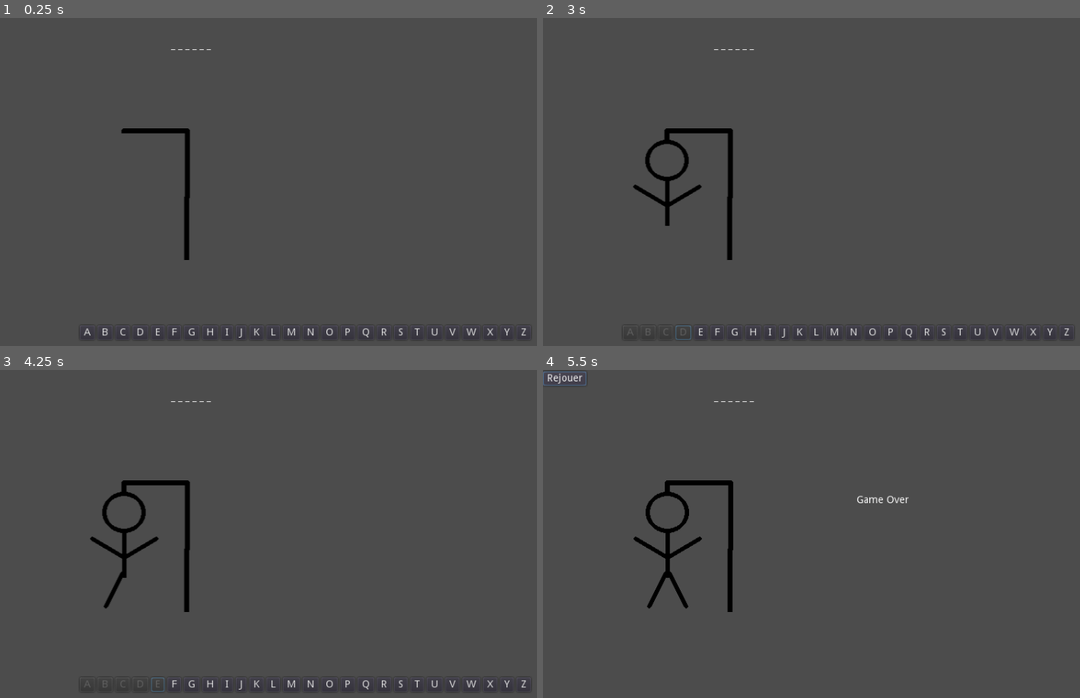
Above: before the commit, frames 1-4 (two rows, left to right).
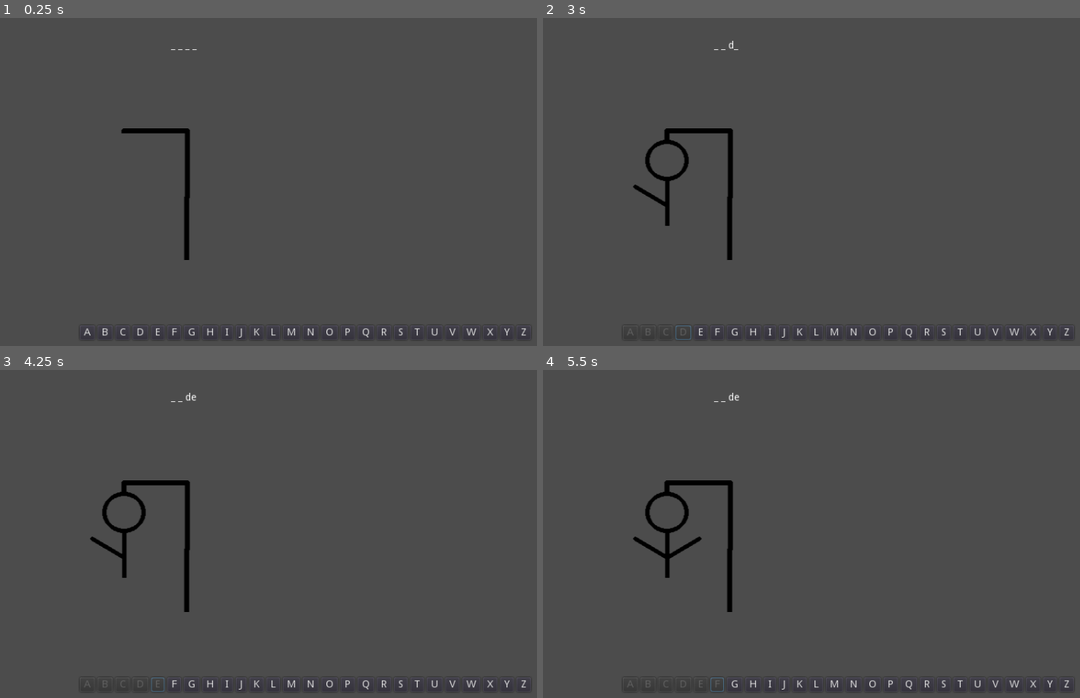
Above: after the commit, the same moments.

Repository: Jelared/Project-Jeu_du_Pendu
Game: Godot game, scene res://scenes/Main.tscn
Same seed, same stepped clock (60 frames per second), same inputs: the game is played once before the commit and once after it.
Inputs (mouse positions are in pixels of both pictures, inside the frame that each line leads up to):
- Up to frame 1 (0.25 s): no input
- Up to frame 2 (3 s): click "A" at 0.5 s; click "B" at 1.25 s; click "C" at 2 s; click "D" at 2.75 s
- Up to frame 3 (4.25 s): click "E" at 3.5 s
- Up to frame 4 (5.5 s): click "F" at 4.25 s; click (564, 379) at 5 s, where only the run before the commit has a clickable "Rejouer"

The runs differ from the first frame. In frame 1, less than 0.1% of the frame differs, in the area x 37-40%, y 9-10%; in frame 2, 0.1%; in frame 3, 0.2%; in frame 4, 0.9%, in the area x 0-99%, y 0-99%.

Commit message:
update 04-09-2022
modification en cours liste de mots

Diff:
--- /dev/null
+++ b/Liste.json
@@ -0,0 +1,21 @@
+[
+    "godot",
+    "game",
+    "script",
+    "animated sprite",
+    "node",
+    "platformer",
+    "collision",
+    "godot engine",
+    "node",
+    "scene",
+    "assets",
+    "texture button",
+    "json",
+    "visual studio code",
+    "infinite loop",
+    "variable",
+    "rich text label",
+    "game over",
+    "scene"
+]
--- a/scripts/Main.gd
+++ b/scripts/Main.gd
@@ -12,19 +12,7 @@
 var perdu = 1
 
 #Listes des mots
-var list = [
-	"apple",
-	"turnip",
-	"banana",
-	"clock",
-	"cup",
-	"flower",
-	"fork",
-	"glasses",
-	"oranage",
-	"pencil",
-	"spoon"
-	]
+var list = get_from_json("liste.json")
 
 
 func _ready():
@@ -125,4 +113,13 @@
 
 #Relance du jeux
 func rejouer():
-	get_tree()
+	get_tree().reload_current_scene()
+
+# Importation json
+func get_from_json(filename):
+	var file = File.new()
+	file.open(filename, File.READ)
+	var text = file.get_as_text()
+	var data = parse_json(text)
+	file.close()
+	return data
Not shown, added: motttt.txt
